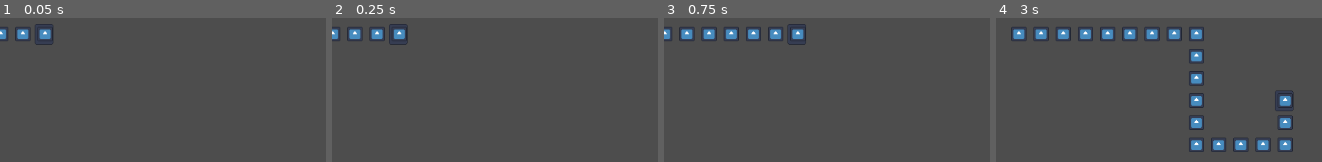
Above: before the commit, frames 1-4 (left to right).
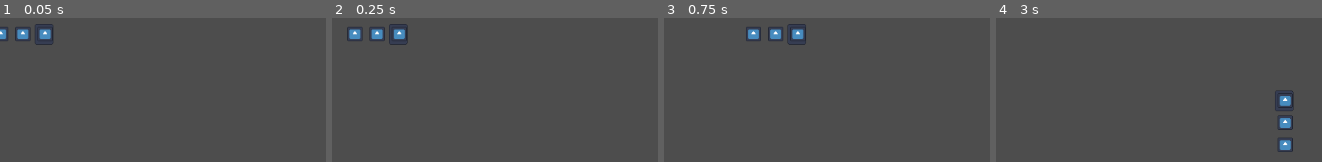
Above: after the commit, the same moments.

Repository: arrowira/MiniJam196Snake
Game: Godot game, scene res://main.tscn
The game is run twice, just before and just after one commit, with the same random seed, the same clock (stepped at 60 frames per second) and the same inputs. The engine's default icon, where the game draws it, is replaced by a stand-in: a white triangle on a blue panel in a dark square.
Inputs:
- Up to frame 1 (0.05 s): no input
- Up to frame 2 (0.25 s): no input
- Up to frame 3 (0.75 s): hold Right (p1right) from 0.53 s (still down)
- Up to frame 4 (3 s): release Right (p1right) at 1.28 s; hold Down (p1down) 1.28-2.03 s; hold Right (p1right) 2.03-2.78 s; hold Up (p1up) from 2.78 s (still down)

Frame 1 is identical in both runs. In frame 2, 0.2% of the frame differs, in the area x 0-3%, y 6-16%; in frame 3, 1.2%; in frame 4, 6.0%, in the area x 4-85%, y 6-94%.

Commit message:
segment change

Diff:
--- a/minijam-196-proj/snakeManager.gd
+++ b/minijam-196-proj/snakeManager.gd
@@ -1,5 +1,5 @@
 extends Node2D
-var segments = 20
+var segments = 3
 var snakeSegments = []
 var player1segment := preload("res://player_1_segment.tscn")
 func _ready() -> void:
